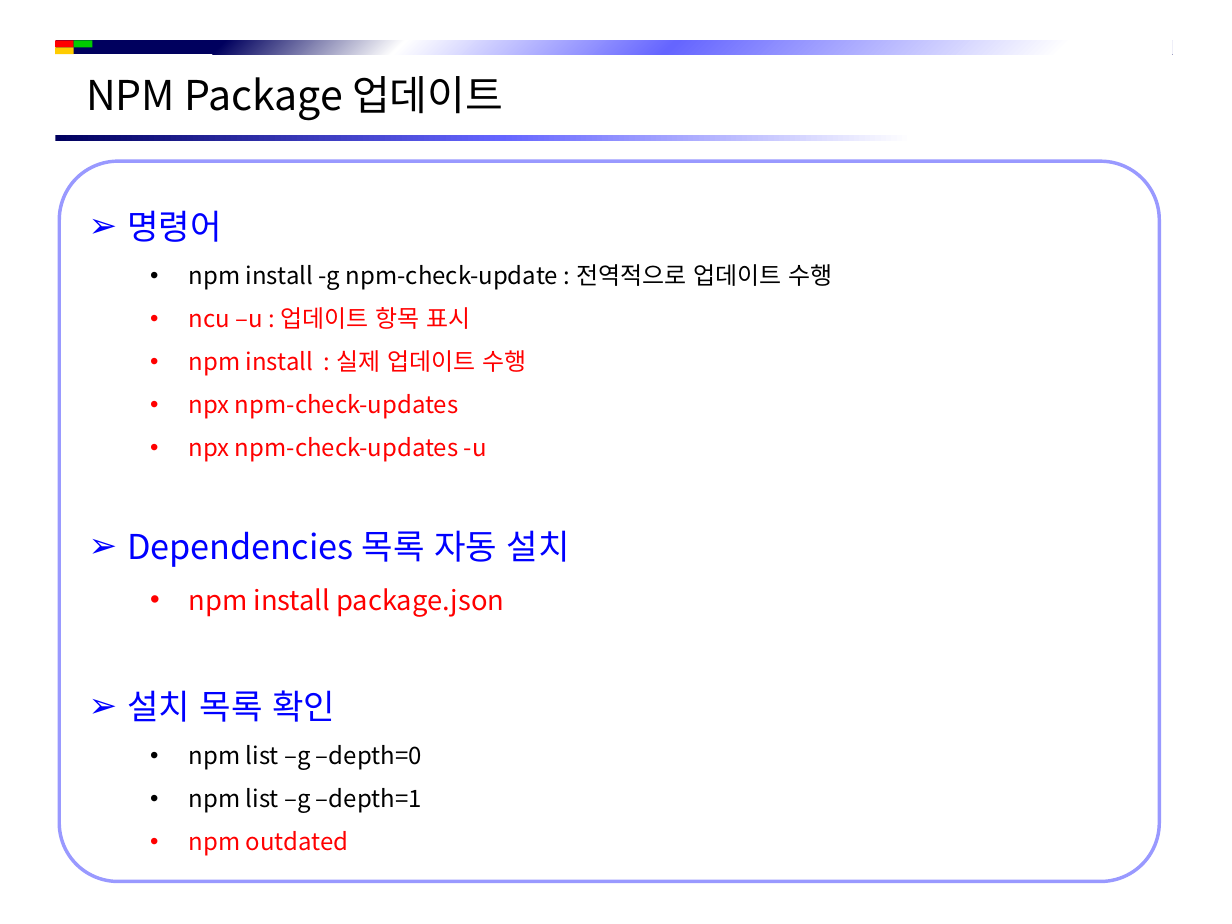
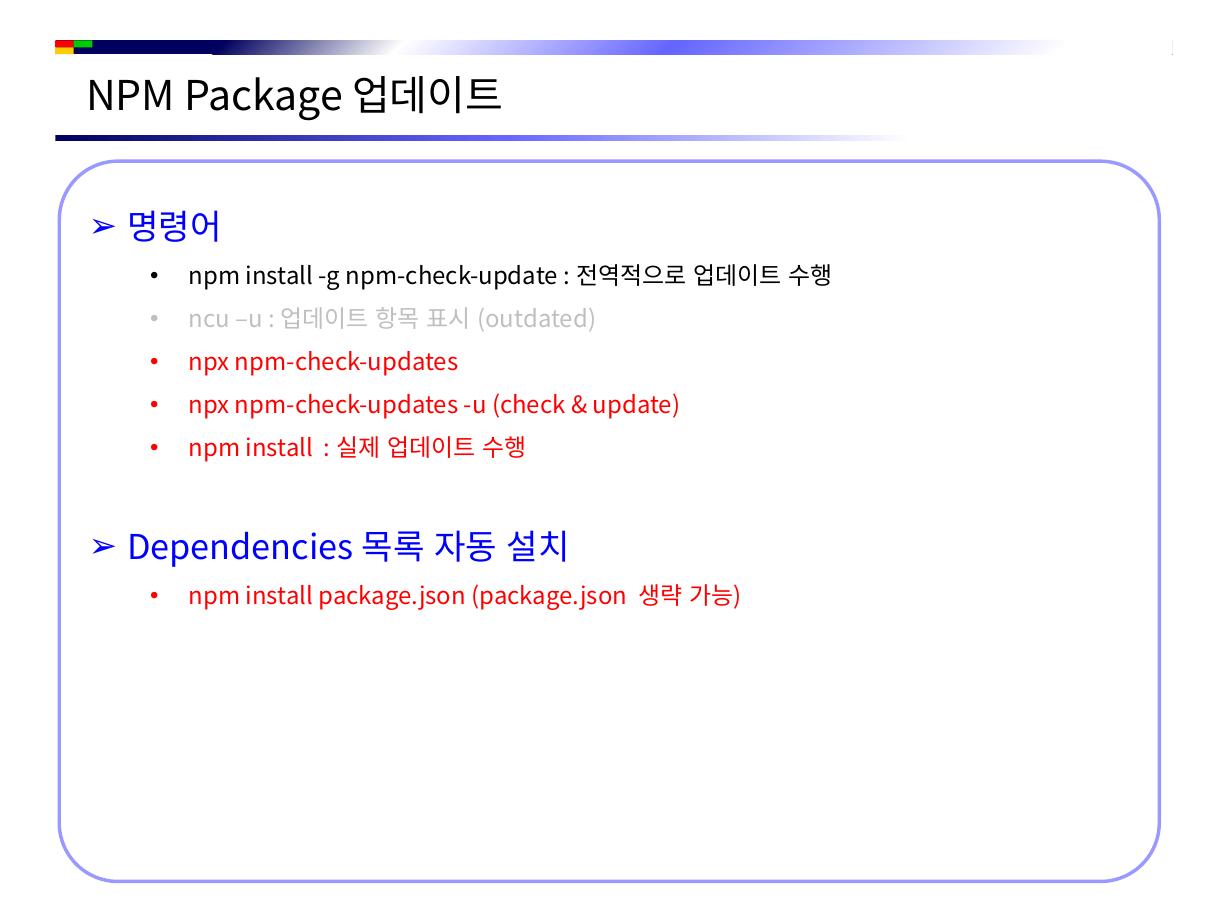
Before and after one commit to jsh-1235/Document, a slide deck: slide 9 of Back-End/NodeJS/NPM 개발 도구.pptx (slide 4 before the commit). Drawn at 1232x924 pixels with LibreOffice and Linux fonts; fonts in the diff are those of the drawing; background and template pictures are left out. Boxes give left, top, right and bottom in pixels: in the first picture for what was removed or moved away, otherwise in the second. Text is boxed around its words. In the diff, an @@ line names an element or a change of style, - is before the commit and + after.

```diff
--- a/Back-End/NodeJS/NPM 개발 도구.pptx
+++ b/Back-End/NodeJS/NPM 개발 도구.pptx
@@ text in rounded rectangle at [189, 307, 681, 419]: text changed @@
-  • ncu –u : 업데이트 항목 표시
+  • ncu –u : 업데이트 항목 표시 (outdated)
+  • npx npm-check-updates
+  • npx npm-check-updates -u (check & update)
@@ text in rounded rectangle at [189, 394, 487, 462]: paragraphs removed @@
-  • npx npm-check-updates
-  • npx npm-check-updates -u
@@ text in rounded rectangle at [189, 584, 741, 610]: text changed; text colour #000000 to #FF0000 @@
-  • npm install package.json
-➢ 설치 목록 확인
-  • npm list –g –depth=0
-  • npm list –g –depth=1
-  • npm outdated
+  • npm install package.json (package.json 생략 가능)
```
Also in this commit, not shown: 5 other slides changed, 5 slides added, 14 other files.
